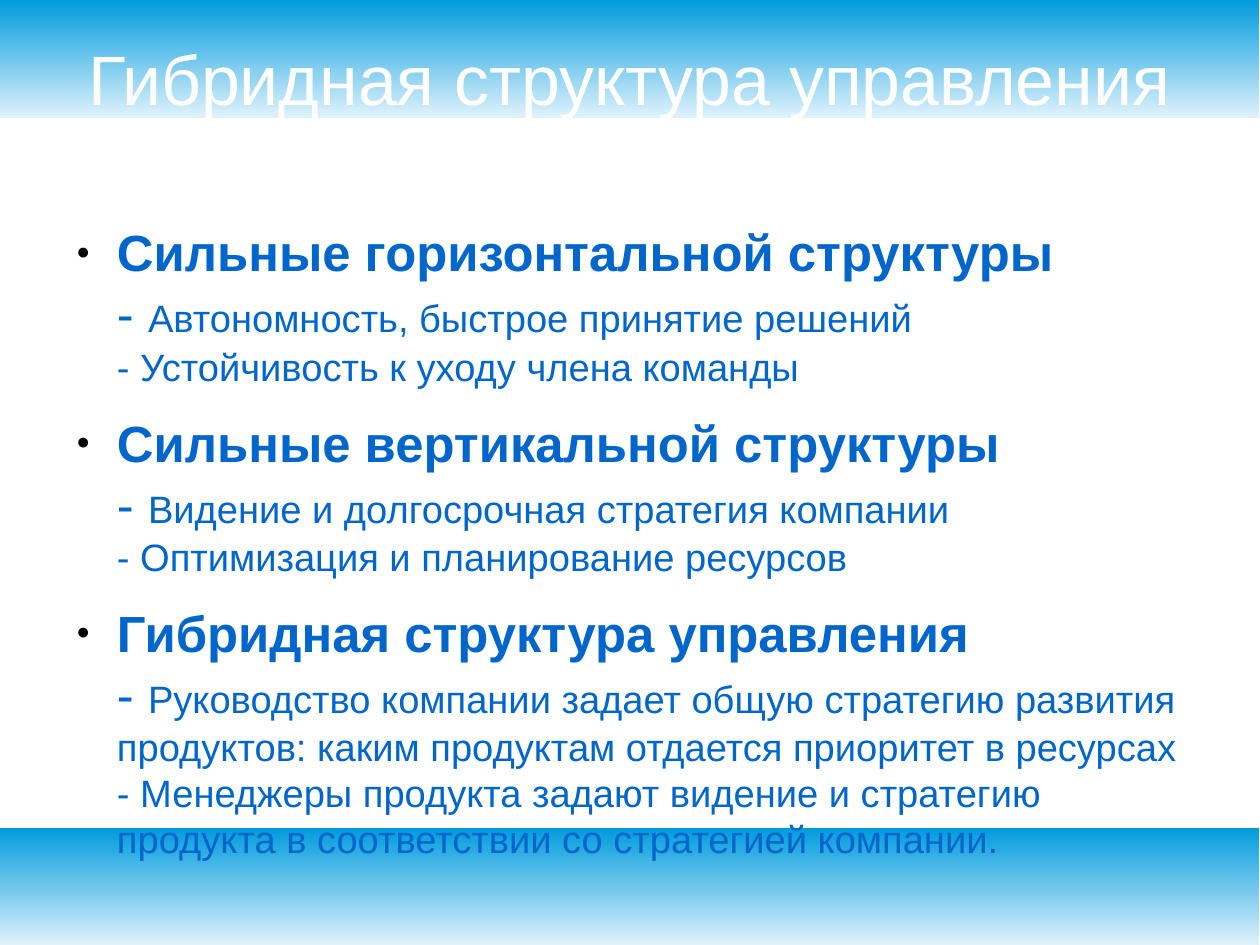
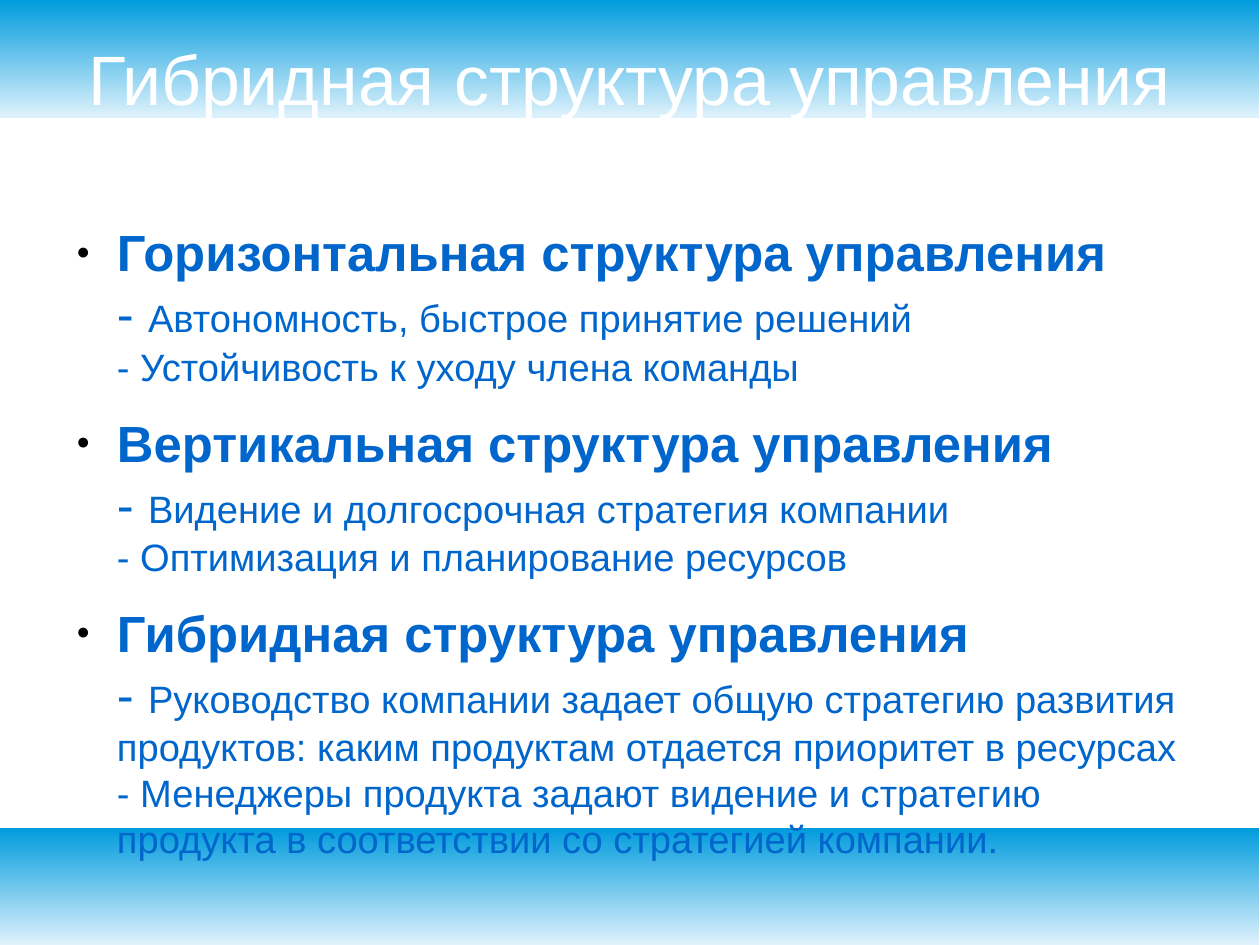
Before and after one commit to ilb/devmethodology, a slide deck: slide 6 of docs/presentation/productmanagement.odp. Drawn at 1260x945 pixels with LibreOffice and Linux fonts; fonts in the diff are those of the drawing. Boxes give left, top, right and bottom in pixels: in the first picture for what was removed or moved away, otherwise in the second. Text is boxed around its words. In the diff, an @@ line names an element or a change of style, - is before the commit and + after.

Commit message:
Горизонтальная структура управления / Вертикальная структура управления поправил текст слайда

```diff
--- a/docs/presentation/productmanagement.odp
+++ b/docs/presentation/productmanagement.odp
@@ text at bbox=[117, 236, 1106, 579]: text changed @@
-● Сильные горизонтальной структуры
-  - Автономность, быстрое принятие решений
-  - Устойчивость к уходу члена команды
-● Сильные вертикальной структуры
-  - Видение и долгосрочная стратегия компании
-  - Оптимизация и планирование ресурсов
+● Горизонтальная структура управления
+  - Автономность, быстрое принятие решений
+  - Устойчивость к уходу члена команды
+● Вертикальная структура управления
+  - Видение и долгосрочная стратегия компании
+  - Оптимизация и планирование ресурсов
```
